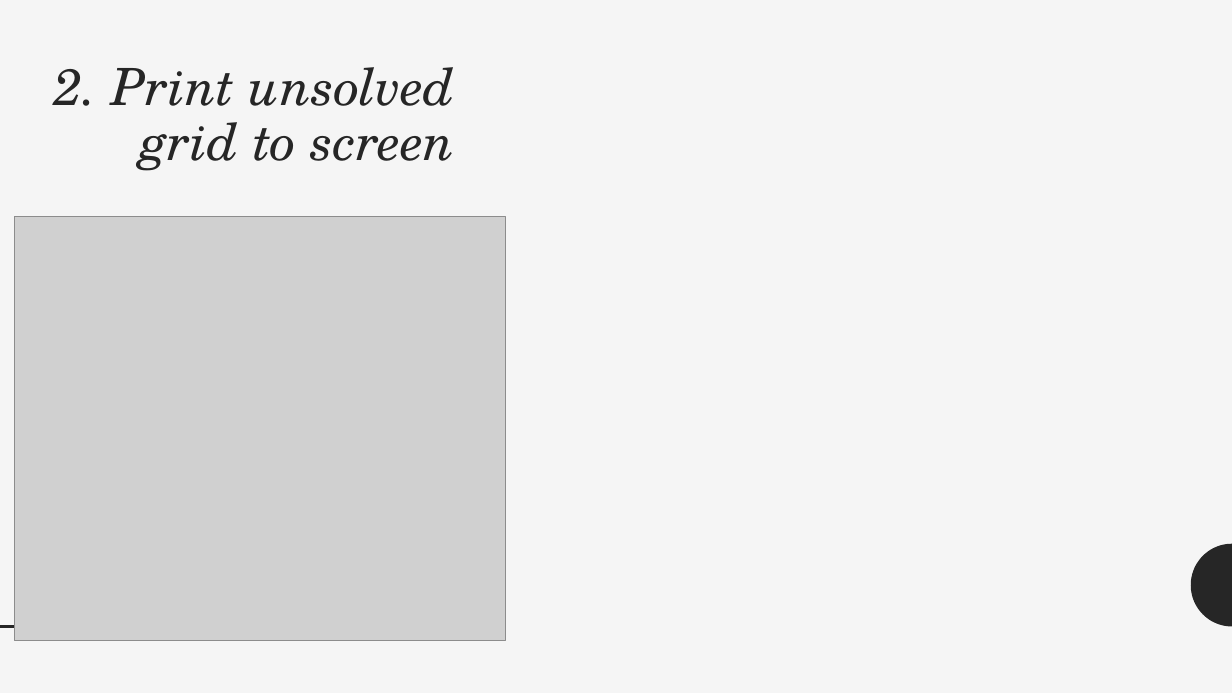
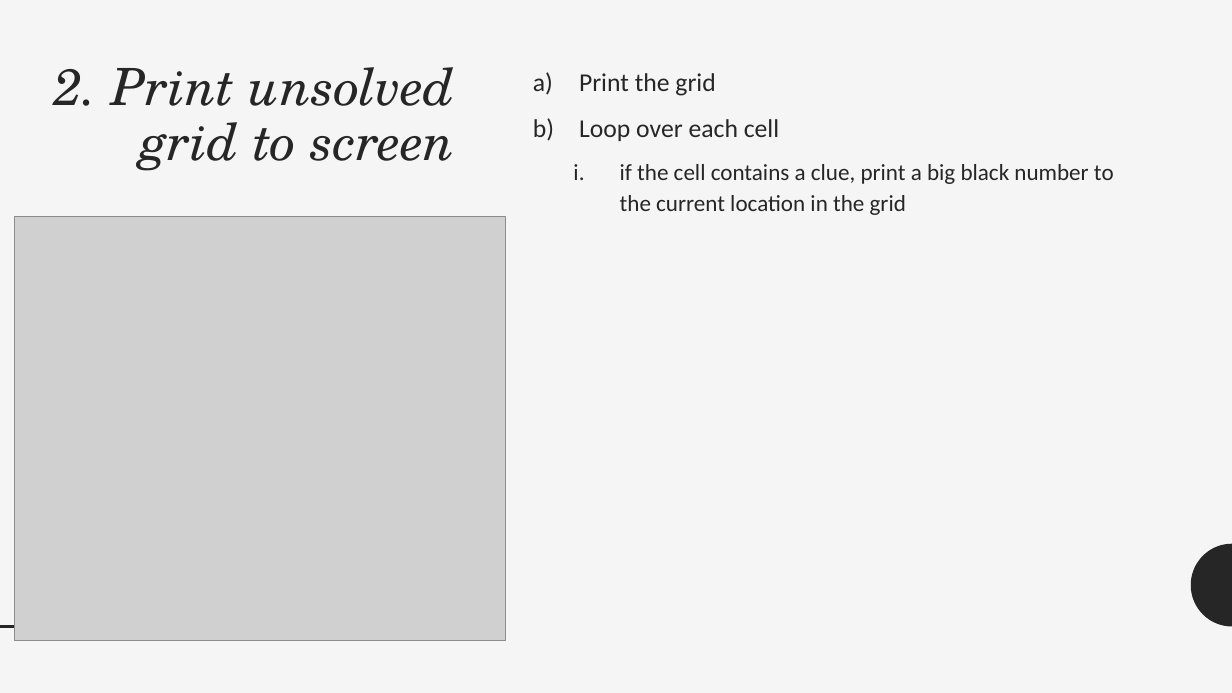
Before and after one commit to NickStrupat/SudokuSolver, a slide deck: slide 7 of Sudoku.pptx. Drawn at 1232x693 pixels with LibreOffice and Linux fonts; fonts in the diff are those of the drawing; grey boxes stand for pictures. Boxes give left, top, right and bottom in pixels: in the first picture for what was removed or moved away, otherwise in the second. Text is boxed around its words. In the diff, an @@ line names an element or a change of style, - is before the commit and + after.

Commit message:
add print info to slide deck

```diff
--- a/Sudoku.pptx
+++ b/Sudoku.pptx
@@ text added at bbox=[579, 73, 1114, 215], 18 pt, text #262626 @@
+a) Print the grid
+b) Loop over each cell
+  i. if the cell contains a clue, print a big black number to the current location in the grid
```
Also in this commit, not shown: 1 other slide changed.
